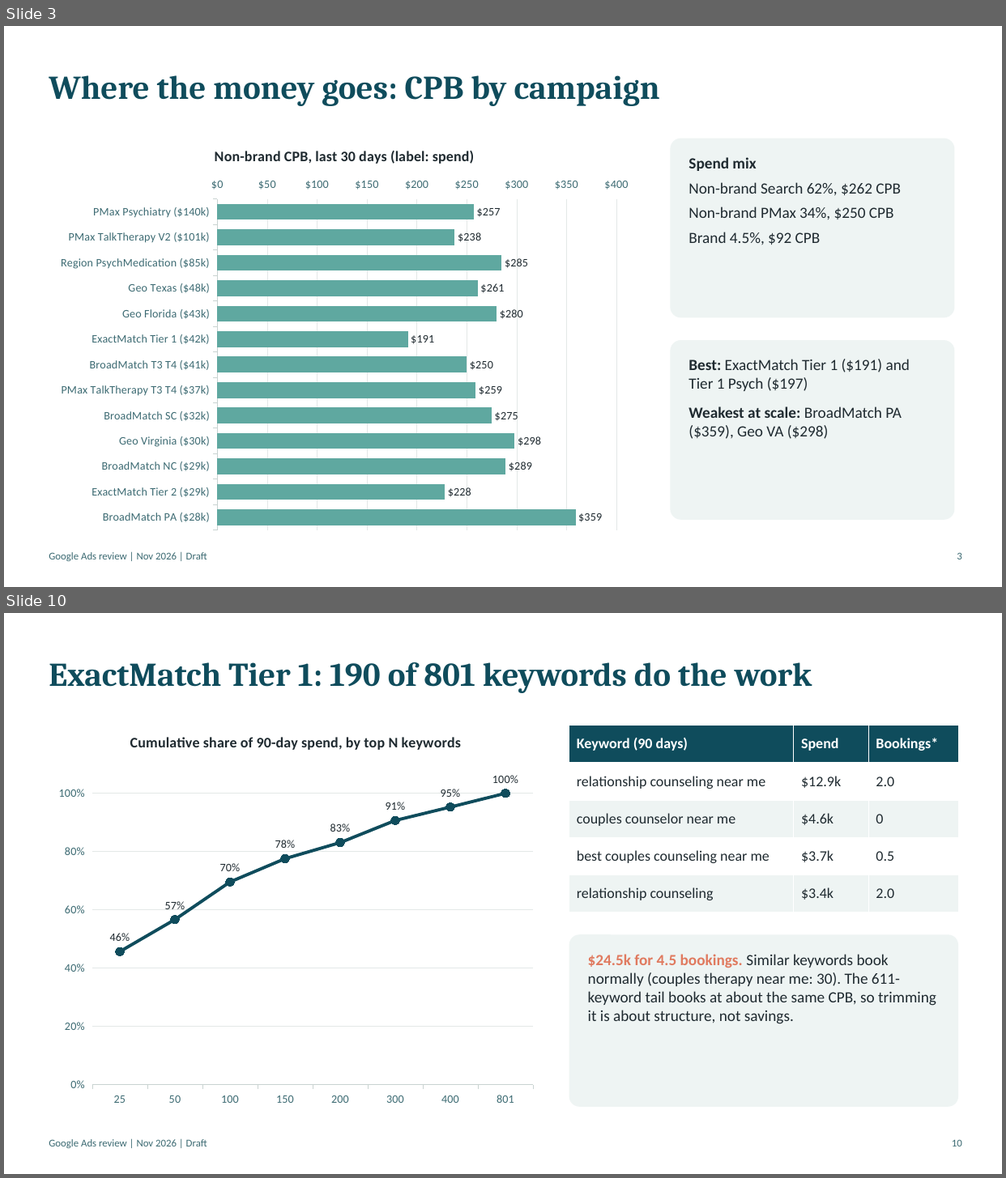
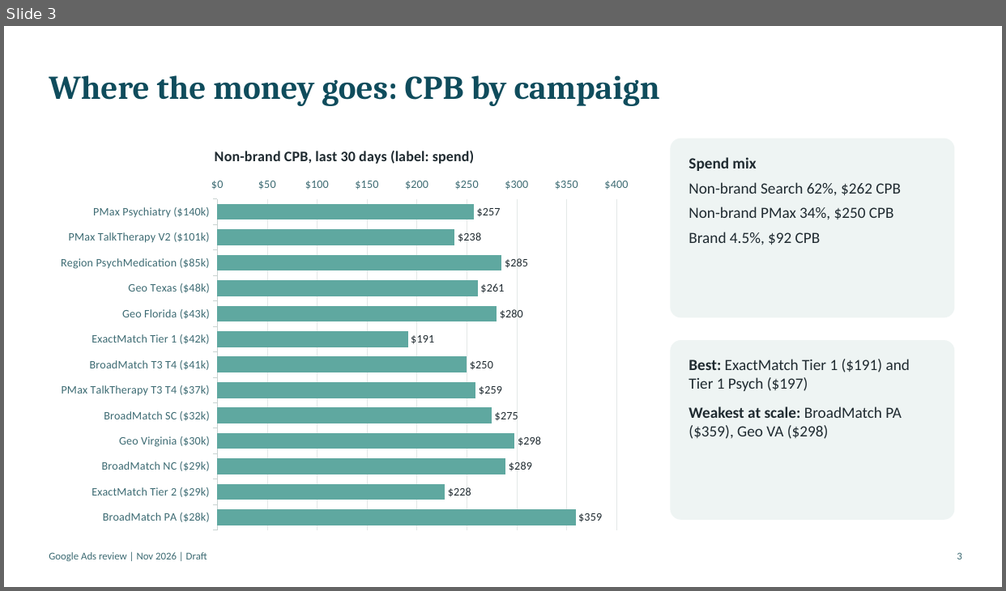
Before and after one commit to tomroberts-thriveworks/paid-media-hub, a slide deck: docs/audit/google-ads-review-nov-2026.pptx. Shown one above the other, each under a label of ours: slides 3 and 10 before the commit, slide 3 after it; the slides between them are not shown. The pictures are 1006x1178 and 1006x591 pixels, drawn with LibreOffice and Linux fonts; fonts in the diff are those of the drawing. Boxes give left, top, right and bottom in pixels: in the first picture for what was removed or moved away, otherwise in the second. Text is boxed around its words. In the diff, an @@ line names an element or a change of style, - is before the commit and + after.

```diff
--- a/docs/audit/google-ads-review-nov-2026.pptx
+++ b/docs/audit/google-ads-review-nov-2026.pptx
@@ slide 10 removed at [4, 613, 1002, 1174], background #FFFFFF @@
@@ text removed at [49, 662, 812, 693] @@
-ExactMatch Tier 1: 190 of 801 keywords do the work
@@ line chart removed at [49, 717, 543, 1114] @@
-title "Cumulative share of 90-day spend, by top N keywords"
-categories: 25, 50, 100, 150, 200, 300, 400, 801
-Series 1: 46, 57, 70, 78, 83, 91, 95, 100
@@ table removed at [569, 726, 958, 913], 5 rows, 3 columns @@
-Keyword (90 days) | Spend | Bookings*
-relationship counseling near me | $12.9k | 2.0
-couples counselor near me | $4.6k | 0
-best couples counseling near me | $3.7k | 0.5
-relationship counseling | $3.4k | 2.0
@@ rounded rectangle removed at [569, 935, 958, 1107] @@
@@ text removed at [588, 954, 936, 1024] @@
-$24.5k for 4.5 bookings. Similar keywords book normally (couples therapy near me: 30). The 611-keyword tail books at about the same CPB, so trimming it is about structure, not savings.
@@ text removed at [49, 1139, 207, 1148] @@
-Google Ads review | Nov 2026 | Draft
@@ text removed at [952, 1139, 962, 1147] @@
-10
```
Also in this commit, not shown: 6 slides changed, 8 slides added, 5 other slides removed, 2 other files.
